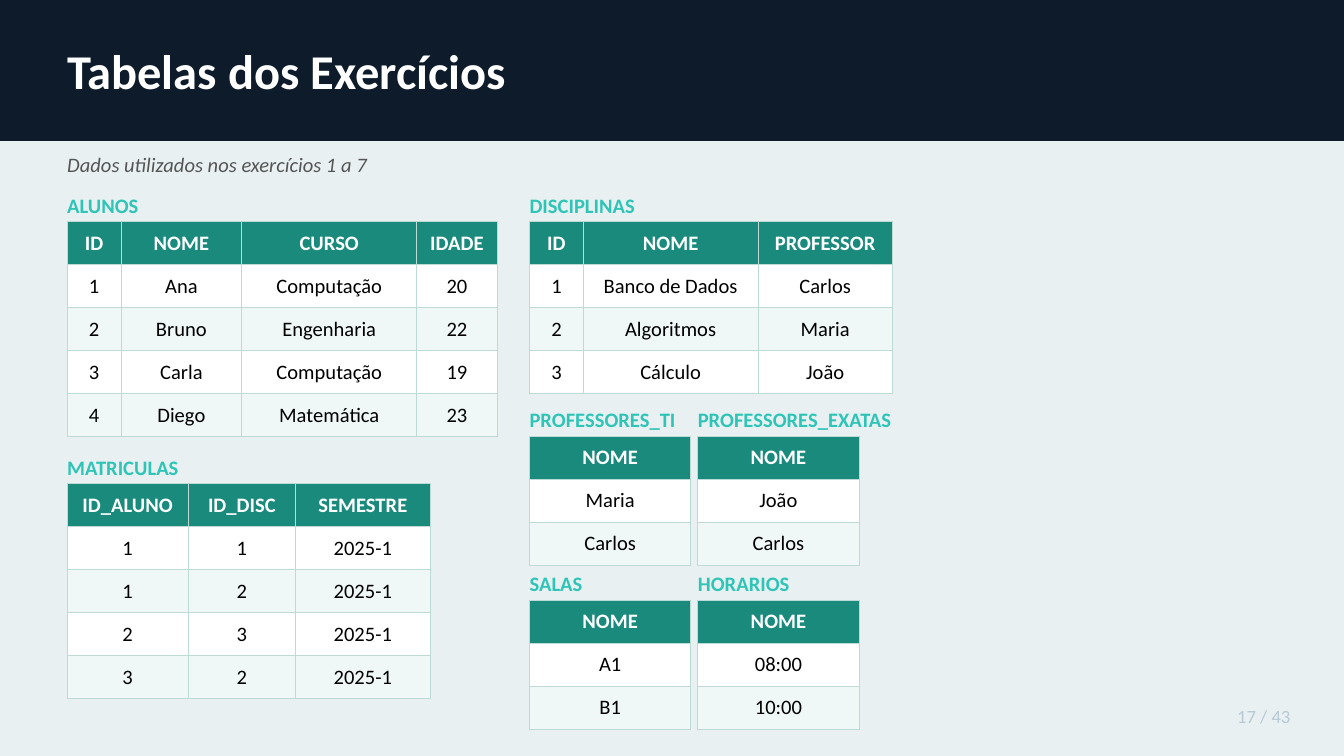
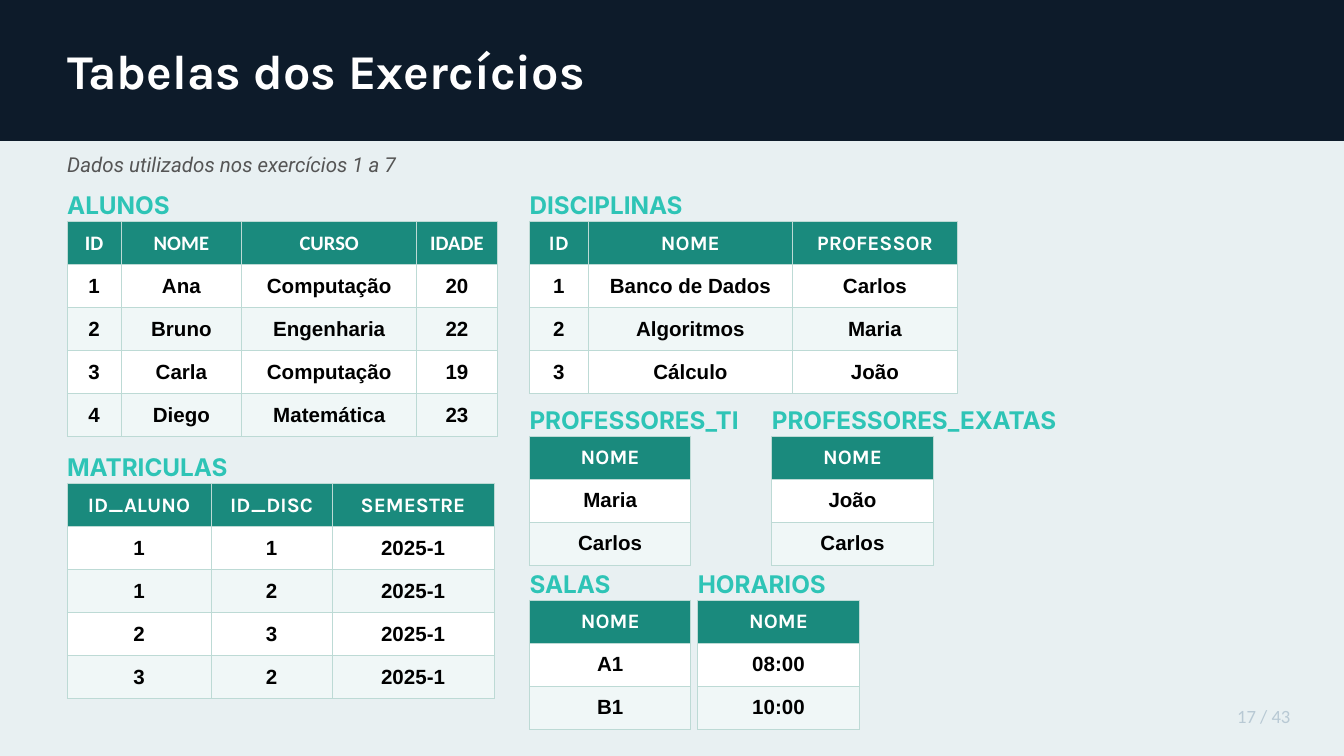
Before and after one commit to patrickaraujo/disc_BD, a slide deck: slide 19 of ARQ09/Bloco1/Algebra_Relacional_Teoria_e_Exercicios_v2.odp. Drawn at 1344x756 pixels with LibreOffice and Linux fonts; fonts in the diff are those of the drawing. Boxes give left, top, right and bottom in pixels: in the first picture for what was removed or moved away, otherwise in the second. Text is boxed around its words. In the diff, an @@ line names an element or a change of style, - is before the commit and + after.

```diff
--- a/ARQ09/Bloco1/Algebra_Relacional_Teoria_e_Exercicios_v2.odp
+++ b/ARQ09/Bloco1/Algebra_Relacional_Teoria_e_Exercicios_v2.odp
@@ text "Tabelas dos Exercícios" at bbox=[67, 51, 584, 90]: font Calibri to Karla @@
@@ text "Dados utilizados nos exercícios 1 ..." at bbox=[67, 156, 396, 172]: font Calibri to Roboto @@
@@ table at bbox=[67, 222, 497, 437] @@
@@ font Calibri to Arial, bold on in "1", "Ana", "Computação", "20" and 12 more places @@
@@ table at bbox=[530, 222, 957, 394] @@
@@ font Calibri to Karla in "ID", "NOME", "PROFESSOR" @@
@@ font Calibri to Arial, bold on in "1", "Banco de Dados", "Carlos", "2" and 5 more places @@
@@ table: place and size @@
-table at bbox=[530, 222, 892, 394]
+table at bbox=[530, 222, 957, 394]
@@ size 11 to 13 pt, font Calibri to Inter in 7 elements at bbox=[67, 196, 169, 215], bbox=[530, 196, 683, 215], bbox=[67, 458, 227, 477], bbox=[530, 411, 739, 432], bbox=[530, 575, 611, 594], bbox=[698, 575, 826, 594], bbox=[772, 411, 1056, 432] @@
@@ text "PROFESSORES_EXATAS": place and size @@
-text "PROFESSORES_EXATAS" at bbox=[698, 413, 891, 430]
+text "PROFESSORES_EXATAS" at bbox=[772, 411, 1056, 432]
@@ table at bbox=[530, 437, 691, 566] @@
@@ font Calibri to Karla in "NOME" @@
@@ font Calibri to Arial, bold on in "Maria", "Carlos" @@
@@ table at bbox=[771, 437, 933, 566] @@
@@ font Calibri to Karla in "NOME" @@
@@ font Calibri to Arial, bold on in "João", "Carlos" @@
@@ table: place and size @@
-table at bbox=[698, 437, 859, 566]
+table at bbox=[771, 437, 933, 566]
@@ table at bbox=[67, 484, 493, 699] @@
@@ font Calibri to Karla in "ID_ALUNO", "ID_DISC", "SEMESTRE" @@
@@ font Calibri to Arial, bold on in "1", "1", "2025-1", "1" and 8 more places @@
@@ table: place and size @@
-table at bbox=[67, 484, 430, 699]
+table at bbox=[67, 484, 493, 699]
@@ table at bbox=[530, 601, 691, 730] @@
@@ font Calibri to Karla in "NOME" @@
@@ font Calibri to Arial, bold on in "A1", "B1" @@
@@ table at bbox=[698, 601, 859, 730] @@
@@ font Calibri to Karla in "NOME" @@
@@ font Calibri to Arial, bold on in "08:00", "10:00" @@
```
Also in this commit, not shown: 11 other slides changed, 1 other file.
